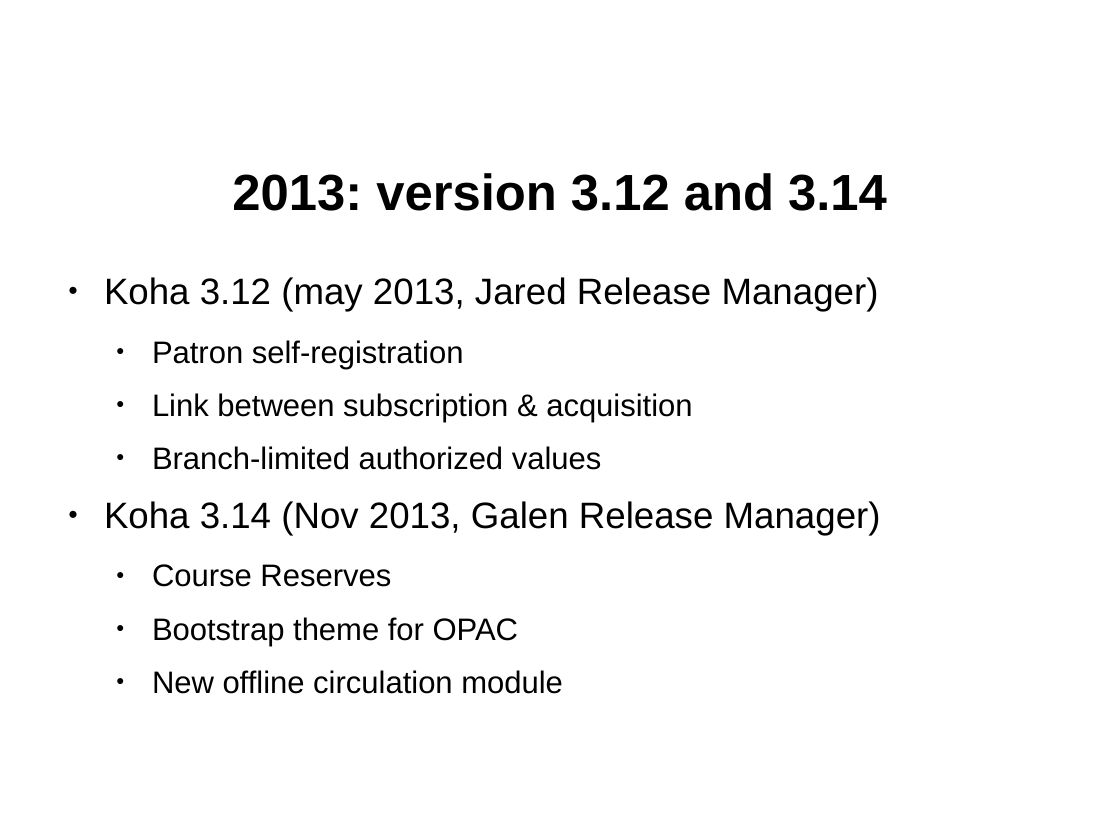
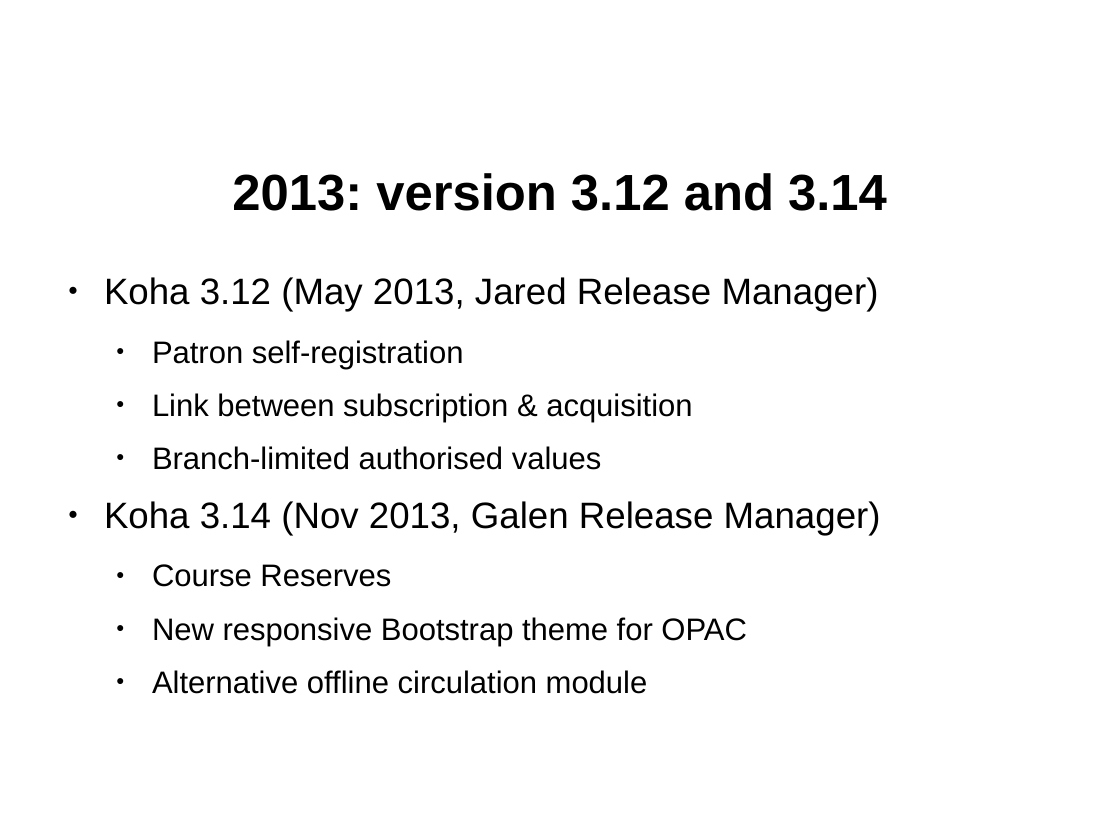
Before and after one commit to ranginui/presentation, a slide deck: slide 21 of kohaconclave/keynote/keynote.odp. Drawn at 1120x840 pixels with LibreOffice and Linux fonts; fonts in the diff are those of the drawing; background and template pictures are left out. Boxes give left, top, right and bottom in pixels: in the first picture for what was removed or moved away, otherwise in the second. Text is boxed around its words. In the diff, an @@ line names an element or a change of style, - is before the commit and + after.

```diff
--- a/kohaconclave/keynote/keynote.odp
+++ b/kohaconclave/keynote/keynote.odp
@@ text at [104,277,879,311]: text changed @@
-● Koha 3.12 (may 2013, Jared Release Manager)
+● Koha 3.12 (May 2013, Jared Release Manager)
@@ text at [152,446,602,470]: text changed @@
-  ● Branch-limited authorized values
+  ● Branch-limited authorised values
@@ text at [152,617,747,694]: text changed @@
-  ● Bootstrap theme for OPAC
-  ● New offline circulation module
+  ● New responsive Bootstrap theme for OPAC
+  ● Alternative offline circulation module
```
Also in this commit, not shown: 15 other slides changed, 1 other file.
